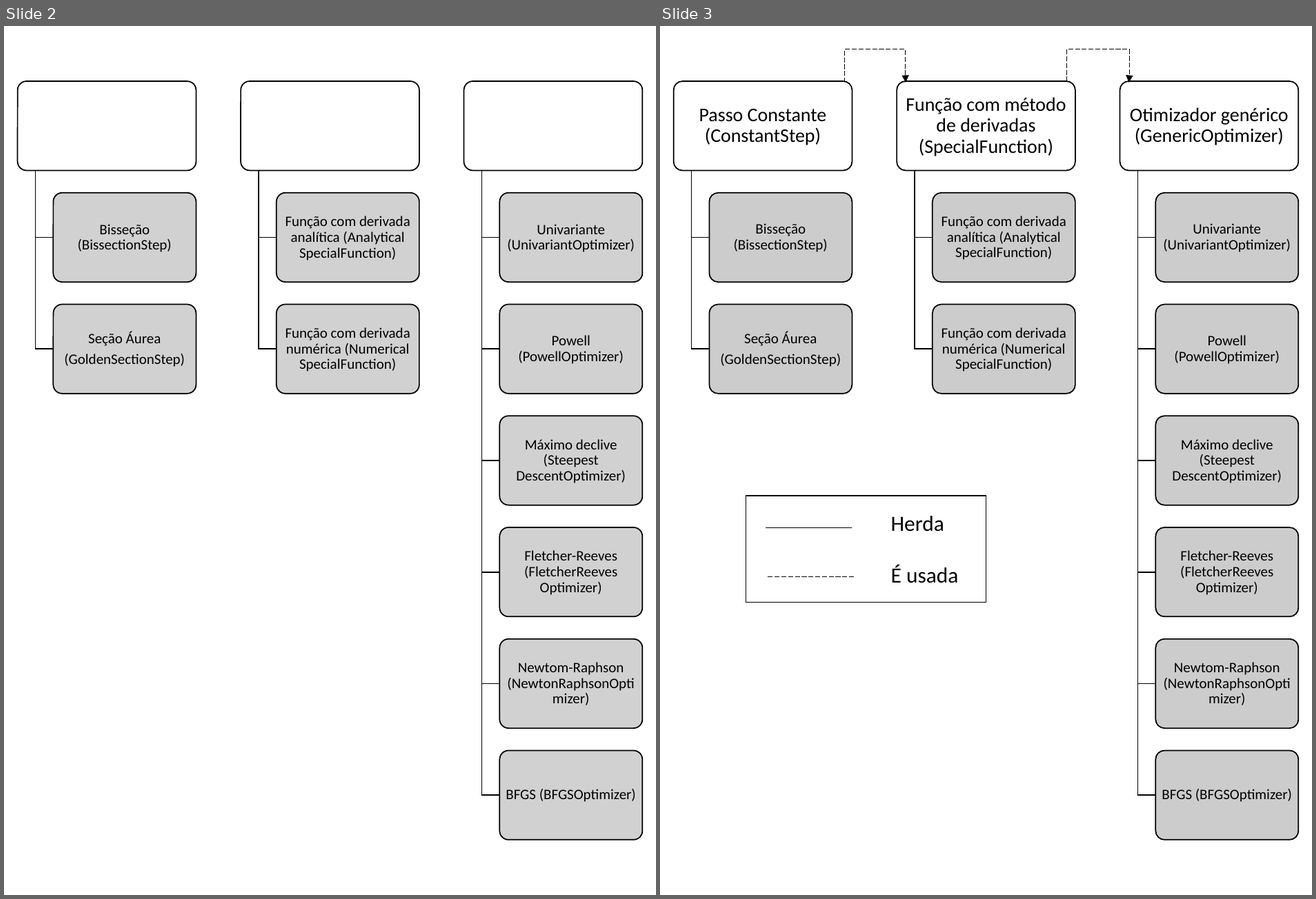
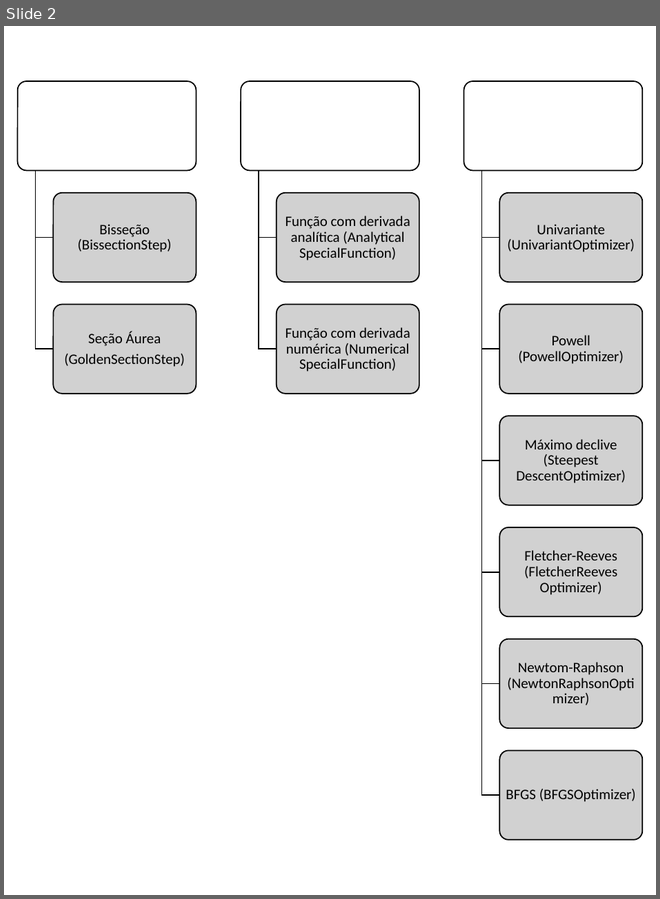
Before and after one commit to prj-phcp/MEC2403_Activities, a slide deck: general/canvas.pptx. Shown side by side, each under a label of ours: slides 2 and 3 before the commit, slide 2 after it. The pictures are 1316x899 and 660x899 pixels, drawn with LibreOffice and Linux fonts; fonts in the diff are those of the drawing. Boxes give left, top, right and bottom in pixels: in the first picture for what was removed or moved away, otherwise in the second. Text is boxed around its words. In the diff, an @@ line names an element or a change of style, - is before the commit and + after.

Commit message:
Modificações no canvas

```diff
--- a/general/canvas.pptx
+++ b/general/canvas.pptx
@@ slide 3 removed at (660,26,1312,895), background #FFFFFF @@
@@ elbow arrow removed from (844, 82) to (906, 83) @@
@@ elbow arrow removed from (1066, 82) to (1129, 83) @@
@@ rectangle removed at (746,497,986,604) @@
@@ text removed at (891,516,959,584) @@
-Herda
-É usada
@@ line removed from (766, 528) to (852, 528) @@
@@ line removed from (768, 577) to (855, 577) @@
@@ group removed at (674,82,1298,841): 23 freeform shapes @@
-Passo Constante (ConstantStep)
-Bisseção (BissectionStep)
-Seção Áurea
-(GoldenSectionStep)
-Função com método de derivadas (SpecialFunction)
-Função com derivada analítica (Analytical SpecialFunction)
-Função com derivada numérica (Numerical SpecialFunction)
-Otimizador genérico (GenericOptimizer)
-Univariante (UnivariantOptimizer)
-Powell (PowellOptimizer)
-Máximo declive (Steepest DescentOptimizer)
-Fletcher-Reeves (FletcherReeves Optimizer)
-Newtom-Raphson (NewtonRaphsonOptimizer)
-BFGS (BFGSOptimizer)
```
